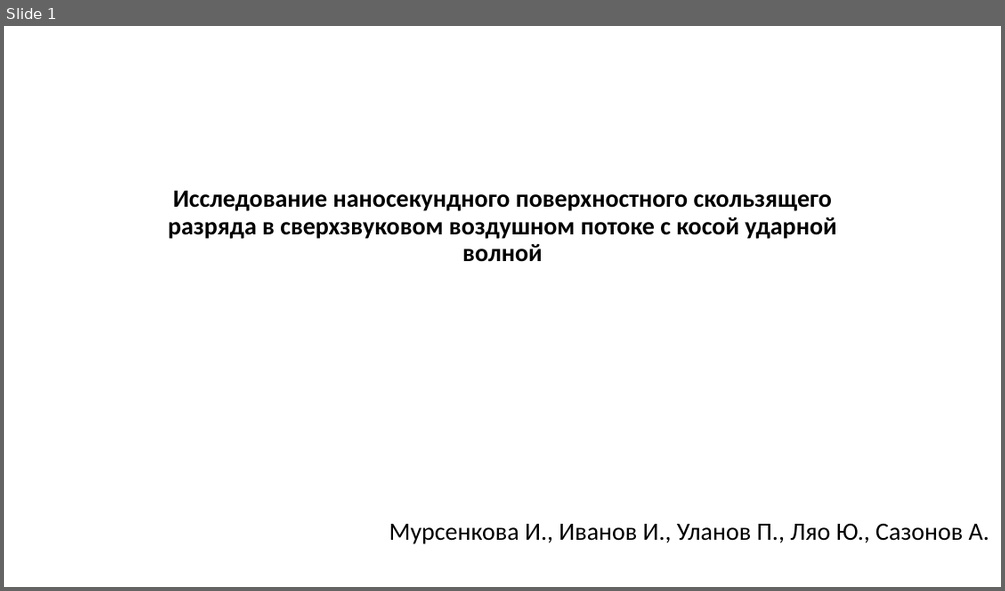
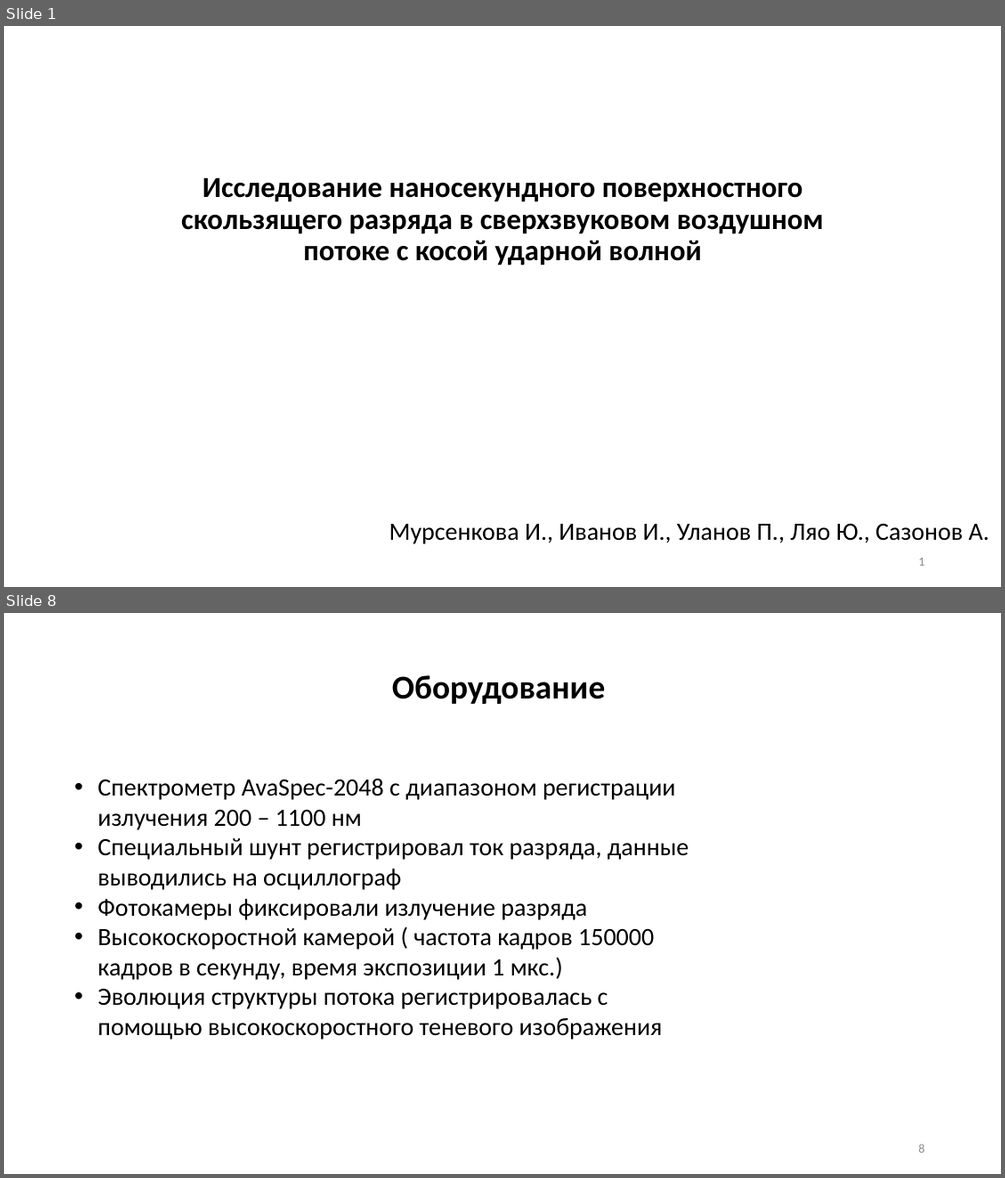
Before and after one commit to ulanich/msu, a slide deck: конференция/конференция.pptx. Shown one above the other, each under a label of ours: slide 1 before the commit, slides 1 and 8 after it; the slides between them are not shown. The pictures are 1005x591 and 1005x1178 pixels, drawn with LibreOffice and Linux fonts; fonts in the diff are those of the drawing. Boxes give left, top, right and bottom in pixels: in the first picture for what was removed or moved away, otherwise in the second. Text is boxed around its words. In the diff, an @@ line names an element or a change of style, - is before the commit and + after.

```diff
--- a/конференция/конференция.pptx
+++ b/конференция/конференция.pptx
@@ slide 8 added at (x1=4, y1=613, x2=1001, y2=1174), background #FFFFFF @@
@@ text added at (x1=392, y1=675, x2=605, y2=704), 32 pt, text #000000, bold @@
+Оборудование
@@ text added at (x1=97, y1=779, x2=689, y2=1039), 24 pt, text #000000 @@
+• Спектрометр AvaSpec-2048 с диапазоном регистрации излучения 200 – 1100 нм
+• Специальный шунт регистрировал ток разряда, данные выводились на осциллограф
+• Фотокамеры фиксировали излучение разряда
+• Высокоскоростной камерой ( частота кадров 150000 кадров в секунду, время экспозиции 1 мкс.)
+• Эволюция структуры потока регистрировалась с помощью высокоскоростного теневого изображения
@@ page number added at (x1=918, y1=1143, x2=924, y2=1152), 12 pt, text #8C8C8C @@
+8
@@ slide 1 changed as well @@
@@ title "Исследование наносекундного поверхностного скользящего разря ..." at (x1=181, y1=183, x2=824, y2=265): size 24 to 28 pt @@
@@ page number added at (x1=918, y1=557, x2=924, y2=565), 12 pt, text #8C8C8C @@
+1
```
Also in this commit, not shown: 7 other slides added, 1 slide removed.
